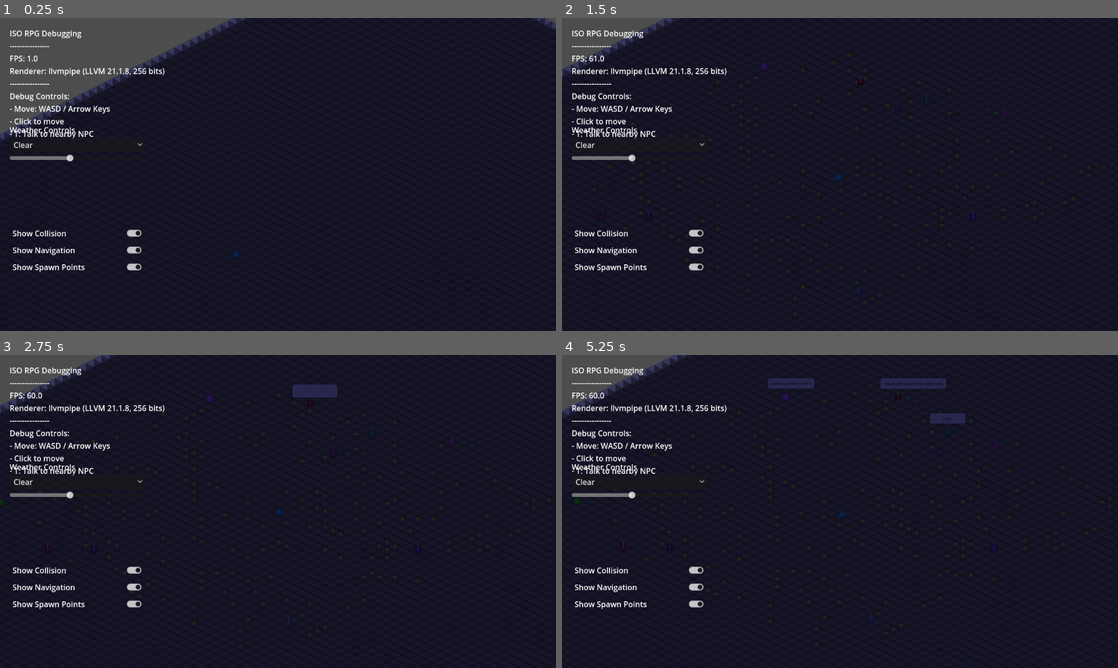
Above: before the commit, frames 1-4 (two rows, left to right).
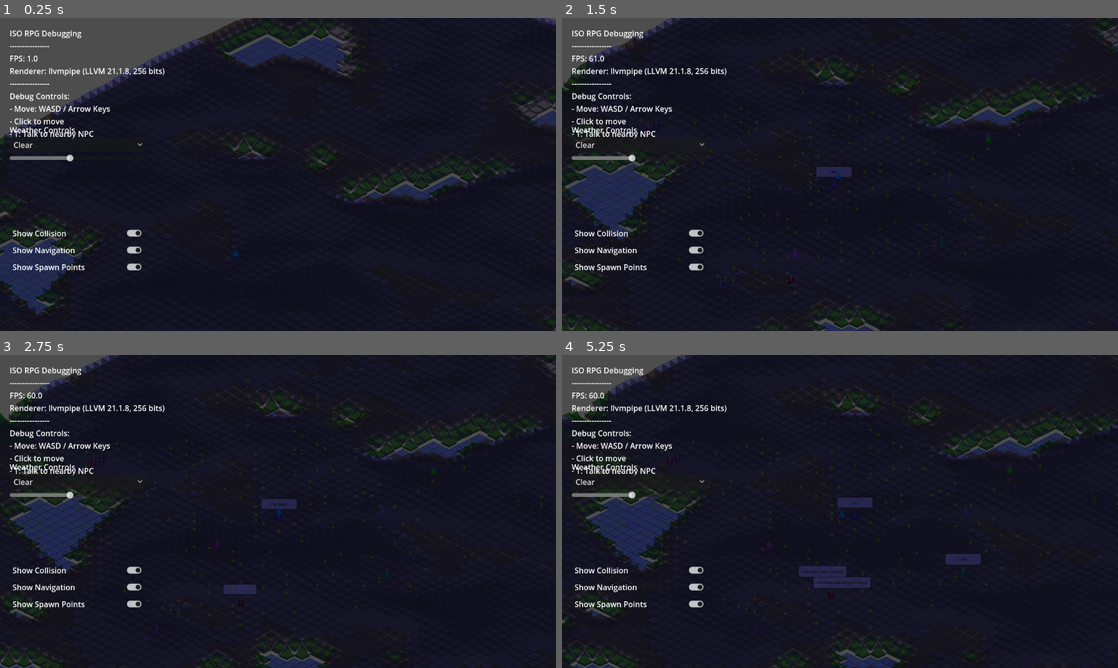
Above: after the commit, the same moments.

Repository: sha5b/Godot-ECS-Starter
Game: Godot game, scene res://scenes/main.tscn
Two runs of this game, one before a commit and one after it. Both use one fixed random seed, a clock stepped at 60 frames per second and the inputs below.
Inputs (mouse positions are in pixels of both pictures, inside the frame that each line leads up to):
- Up to frame 1 (0.25 s): no input
- Up to frame 2 (1.5 s): tap Enter at 0.5 s; move the mouse to (962, 158) at 0.52 s; hold D 0.53-1.28 s; tap T at 0.6, 1.35 s; click (962, 158) at 0.67 s; move the mouse to (728, 190) at 1.27 s; hold S from 1.28 s (still down)
- Up to frame 3 (2.75 s): move the mouse to (333, 442) at 2.02 s; release S at 2.03 s; hold D from 2.03 s (still down); tap T at 2.1 s
- Up to frame 4 (5.25 s): move the mouse to (812, 574) at 2.77 s; release D at 2.78 s; hold W 2.78-3.53 s; tap T every 0.75 s from 2.85 to 5.1 s; click (812, 574) at 2.92 s; move the mouse to (1006, 558) at 3.52 s; hold A 3.53-5.03 s; move the mouse to (673, 464) at 4.27 s; move the mouse to (867, 511) at 5.02 s; hold S from 5.03 s (still down); click (867, 511) at 5.17 s

The runs differ from the first frame. In frame 1, 5.4% of the frame differs, in the area x 0-100%, y 0-100%; in frame 2, 4.9%; in frame 3, 5.6%; in frame 4, 6.8%.

Commit message:
Update terrain_generator.gd

Diff:
--- a/scripts/world/terrain_generator.gd
+++ b/scripts/world/terrain_generator.gd
@@ -52,9 +52,11 @@
 
 func _sample_noise(x: int, y: int) -> float:
 	# Sample noise and return a float height (0.0 to max_height)
-	var nx = float(x) / 100.0
-	var ny = float(y) / 100.0
+	# Removed division by 100.0 - let frequency handle scale
+	var nx = float(x)
+	var ny = float(y)
 	var base_height = (noise.get_noise_2d(nx, ny) + 1.0) / 2.0
+	# Detail noise still uses doubled coordinates relative to base
 	var detail = (noise.get_noise_2d(nx*2, ny*2) + 1.0) / 2.0
 	var height = base_height * 0.8 + detail * 0.2
 	if base_height < 0.3:
